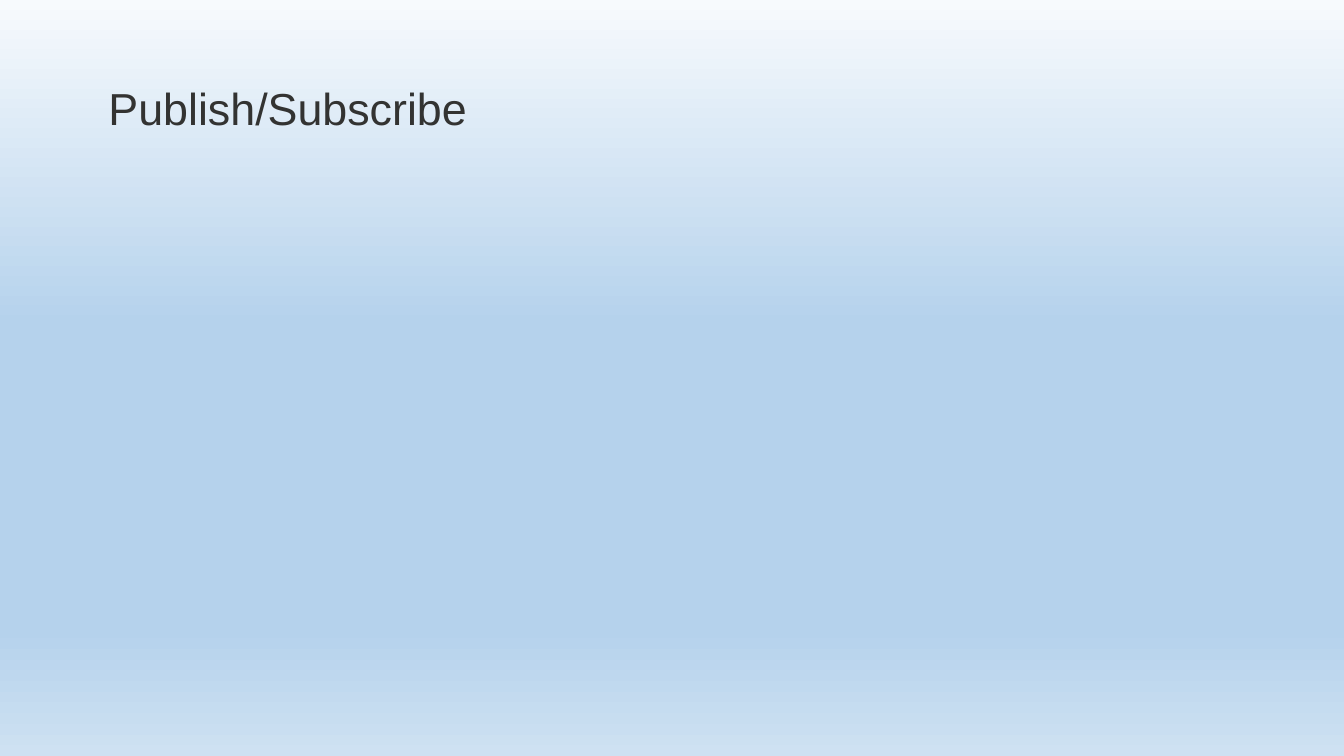
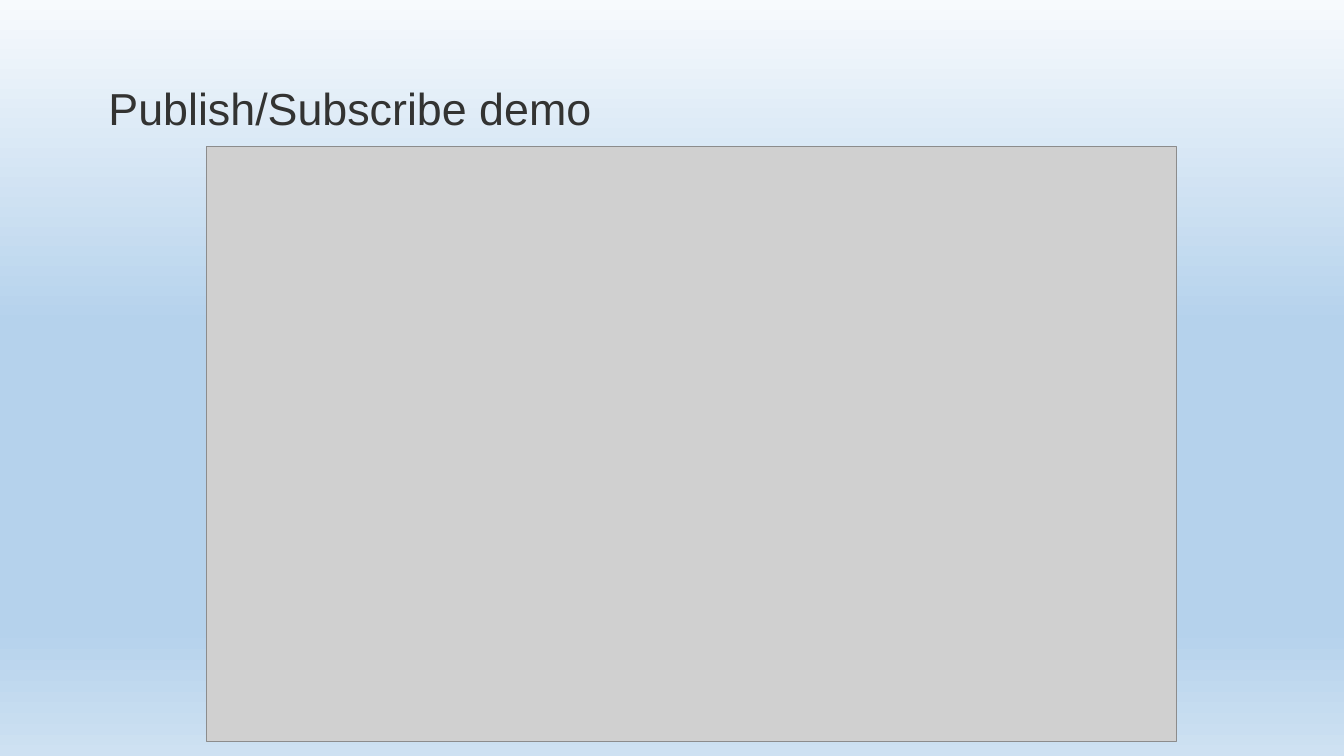
Before and after one commit to EPilyaev/RabbitMQNetCore, a slide deck: slide 33 of RabbitMQNetCore.pptm. Drawn at 1344x756 pixels with LibreOffice and Linux fonts; fonts in the diff are those of the drawing; grey boxes stand for pictures; background and template pictures are left out. Boxes give left, top, right and bottom in pixels: in the first picture for what was removed or moved away, otherwise in the second. Text is boxed around its words. In the diff, an @@ line names an element or a change of style, - is before the commit and + after.

Commit message:
Add publish/subscribe demo

```diff
--- a/RabbitMQNetCore.pptm
+++ b/RabbitMQNetCore.pptm
@@ title at (x1=108, y1=92, x2=591, y2=126): text changed @@
-Publish/Subscribe
+Publish/Subscribe demo
@@ picture added at (x1=206, y1=146, x2=1177, y2=741) @@
```
Also in this commit, not shown: 2 slides added.
